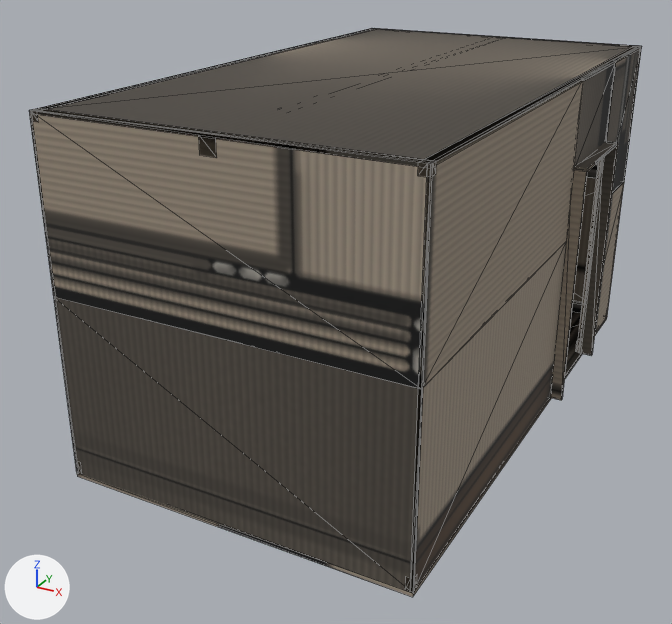
What one commit did to the glTF model assets/models/kedr/house_int_vest.glb.
The view is the same before and after, from a 50 mm camera at (16.22, -10.81, 4.02) aimed at (12.73, -4.48, 0.85). Every picture has the same lights, and +X, +Y and +Z are marked at lower left. The older version comes first. Mesh edges are drawn as thin lines. Vertices at exactly the same position are counted once.

Names of what the first picture shows: 'house_int_vest'.
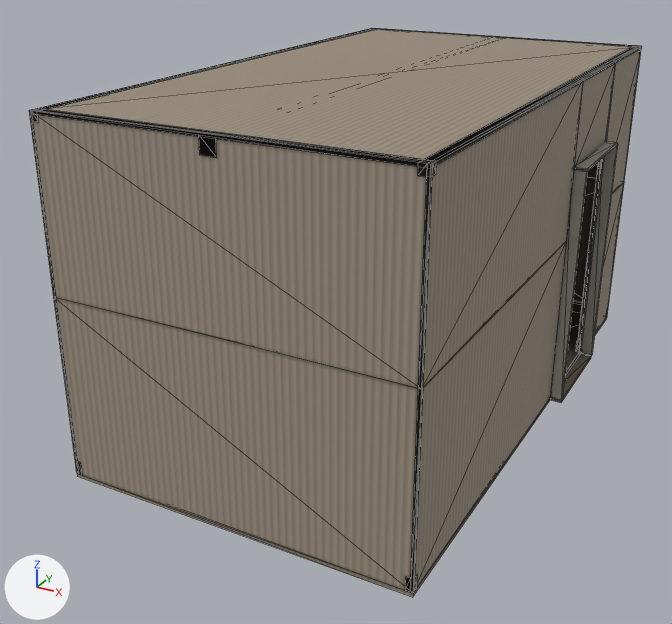
Boxes (x1, y1, x2, y2) around the edits, measured in the pictures (672 x 624 px):
part 1 of me_pm30, built on
    before: (577, 160, 601, 352)
    after: (550, 160, 601, 403)
part 2 of me_pm30, surface changed (grey to brown)
    both: (29, 28, 641, 597)

Diff of the bpy script that builds the scene:
```diff
--- a/assets/models/kedr/house_int_vest.glb.py
+++ b/assets/models/kedr/house_int_vest.glb.py
@@ me_pm30 @@
 # used by ob_house_int_vest; location = (0.0, 0.0, 0.0)
-me_pm30.from_pydata(...)  # 240 vertices, 468 faces; spans x 11.5..14.5, y -6.5..-1.6, z 0.02..2.8
+me_pm30.from_pydata(...)  # 256 vertices, 492 faces; spans x 11.5..14.5, y -6.5..-1.6, z 0.02..2.8
+# me_pm30 part 1
+# 28 faces are deleted
+# 16 vertices are added at x 11.5..14.5, y -3.7..-2.6, z 0.02..0.05
+# 52 new faces join them
+# me_pm30 part 2: 436 kept faces spanning x 11.5..14.5, y -6.5..-1.6, z 0.02..2.8 get new texture (UV) coordinates
 me_pm30.materials.append(mat_house_int_vest_baked)
```
